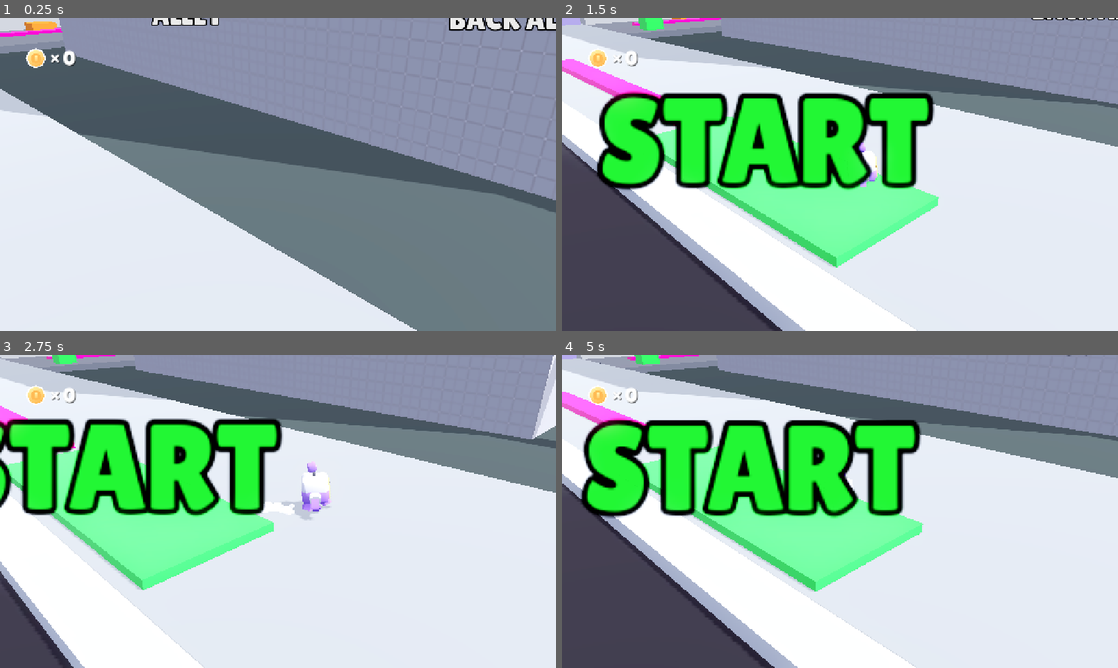
Above: before the commit, frames 1-4 (two rows, left to right).
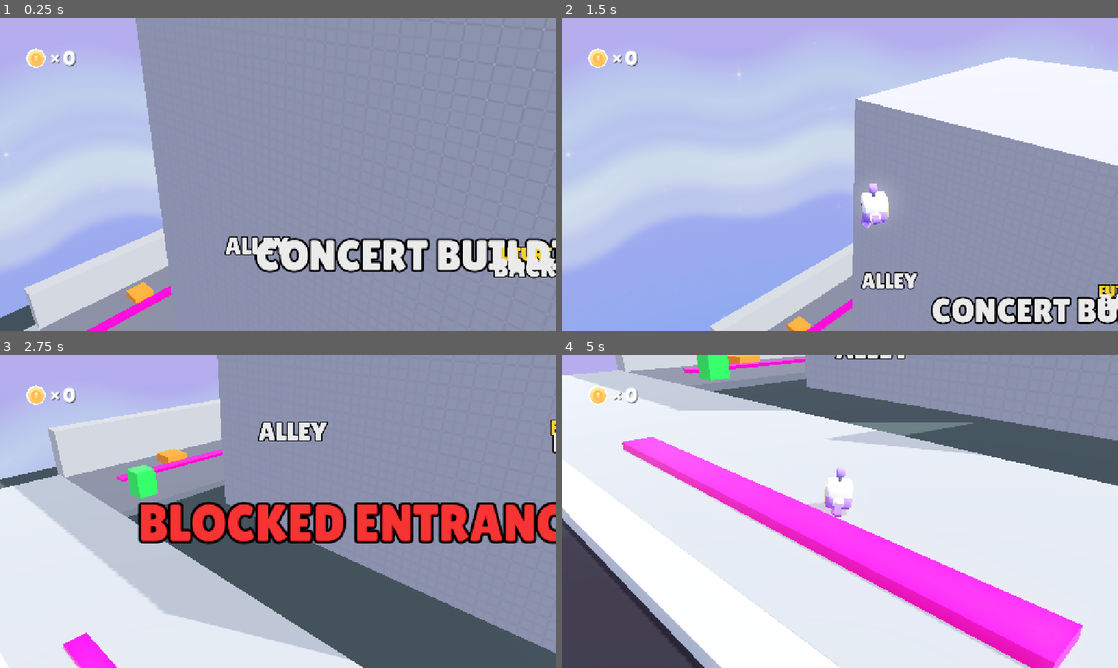
Above: after the commit, the same moments.

Repository: victorlvl47/3d-platformer-obby
Game: Godot game, scene res://greybox_levels/no_ticket_no_entry_v2.tscn
Same seed, same stepped clock (60 frames per second), same inputs: the game is played once before the commit and once after it. This scene is started directly instead of the project's main scene.
Inputs (mouse positions are in pixels of both pictures, inside the frame that each line leads up to):
- Up to frame 1 (0.25 s): no input
- Up to frame 2 (1.5 s): move the mouse to (962, 158) at 0.52 s; hold D (move_right) 0.53-1.25 s; click (962, 158) at 0.67 s; tap Space (jump) at 0.77 s; drag from (728, 190) to (812, 237) at 1.27 s
- Up to frame 3 (2.75 s): move the mouse to (333, 442) at 2.02 s; hold D (move_right) from 2.03 s (still down)
- Up to frame 4 (5 s): release D (move_right) at 2.75 s; drag from (812, 574) to (673, 464) at 2.77 s; move the mouse to (1006, 558) at 3.52 s; hold A (move_left) 3.53-4.25 s; tap Space (jump) at 3.77 s; drag from (673, 464) to (756, 433) at 4.27 s

The runs differ from the first frame. In frame 1, 67% of the frame differs, in the area x 0-100%, y 0-100%; in frame 2, 95%; in frame 3, 79%; in frame 4, 48%.

Commit message:
add collision to ply mainbuilding

Diff:
--- a/greybox_levels/no_ticket_no_entry_v2.tscn
+++ b/greybox_levels/no_ticket_no_entry_v2.tscn
@@ -125,6 +125,9 @@
 face_surfaces = PackedInt32Array(0, 0, 0, 0, 0, 0)
 face_colors = PackedColorArray(1, 1, 1, 1, 1, 1, 1, 1, 1, 1, 1, 1, 1, 1, 1, 1, 1, 1, 1, 1, 1, 1, 1, 1)
 
+[sub_resource type="BoxShape3D" id="BoxShape3D_b5p35"]
+size = Vector3(32, 31.645, 24)
+
 [sub_resource type="LabelSettings" id="LabelSettings_phg8g"]
 font = ExtResource("4_5k8v6")
 font_size = 48
@@ -137,7 +140,7 @@
 environment = ExtResource("1_l7mwj")
 
 [node name="Player" parent="." unique_id=331249804 node_paths=PackedStringArray("view") instance=ExtResource("2_xlpxm")]
-transform = Transform3D(1, 0, 0, 0, 1, 0, 0, 0, 1, 0, 1.1, 28)
+transform = Transform3D(1, 0, 0, 0, 1, 0, 0, 0, 1, -14.706013, 42.385086, 29.601385)
 view = NodePath("../View")
 
 [node name="View" type="Node3D" parent="." unique_id=1416688738 node_paths=PackedStringArray("target")]
@@ -1149,6 +1152,12 @@
 ply_mesh = SubResource("Resource_b5p35")
 materials = Array[Material]([ExtResource("7_2uwxt"), ExtResource("8_afga1"), ExtResource("9_nl21k"), ExtResource("10_am5ws"), ExtResource("11_p10yb"), ExtResource("12_g38rv"), ExtResource("13_vy0b1"), ExtResource("14_u2dut"), ExtResource("15_pa3ij")])
 metadata/_custom_type_script = "uid://bp4x41afjd0l1"
+
+[node name="StaticBody3D" type="StaticBody3D" parent="World/Greybox/MainBuilding" unique_id=1888235203]
+
+[node name="CollisionShape3D" type="CollisionShape3D" parent="World/Greybox/MainBuilding/StaticBody3D" unique_id=1711925570]
+transform = Transform3D(1, 0, 0, 0, 1, 0, 0, 0, 1, -11, 15.8, 0)
+shape = SubResource("BoxShape3D_b5p35")
 
 [node name="Sun" type="DirectionalLight3D" parent="." unique_id=1967097842]
 transform = Transform3D(-0.422618, -0.694272, 0.582563, 0, 0.642788, 0.766044, -0.906308, 0.323744, -0.271654, 0, 0, 0)
